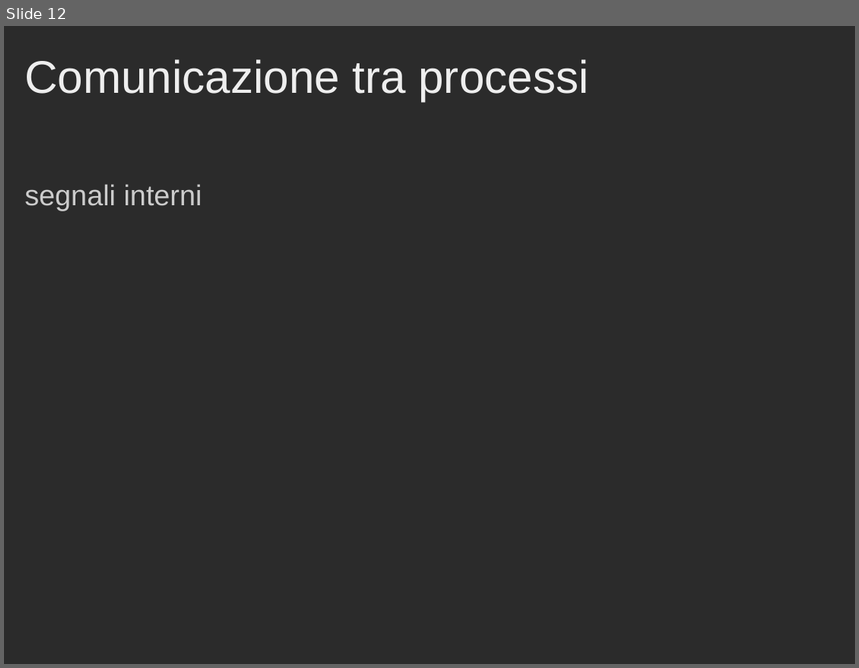
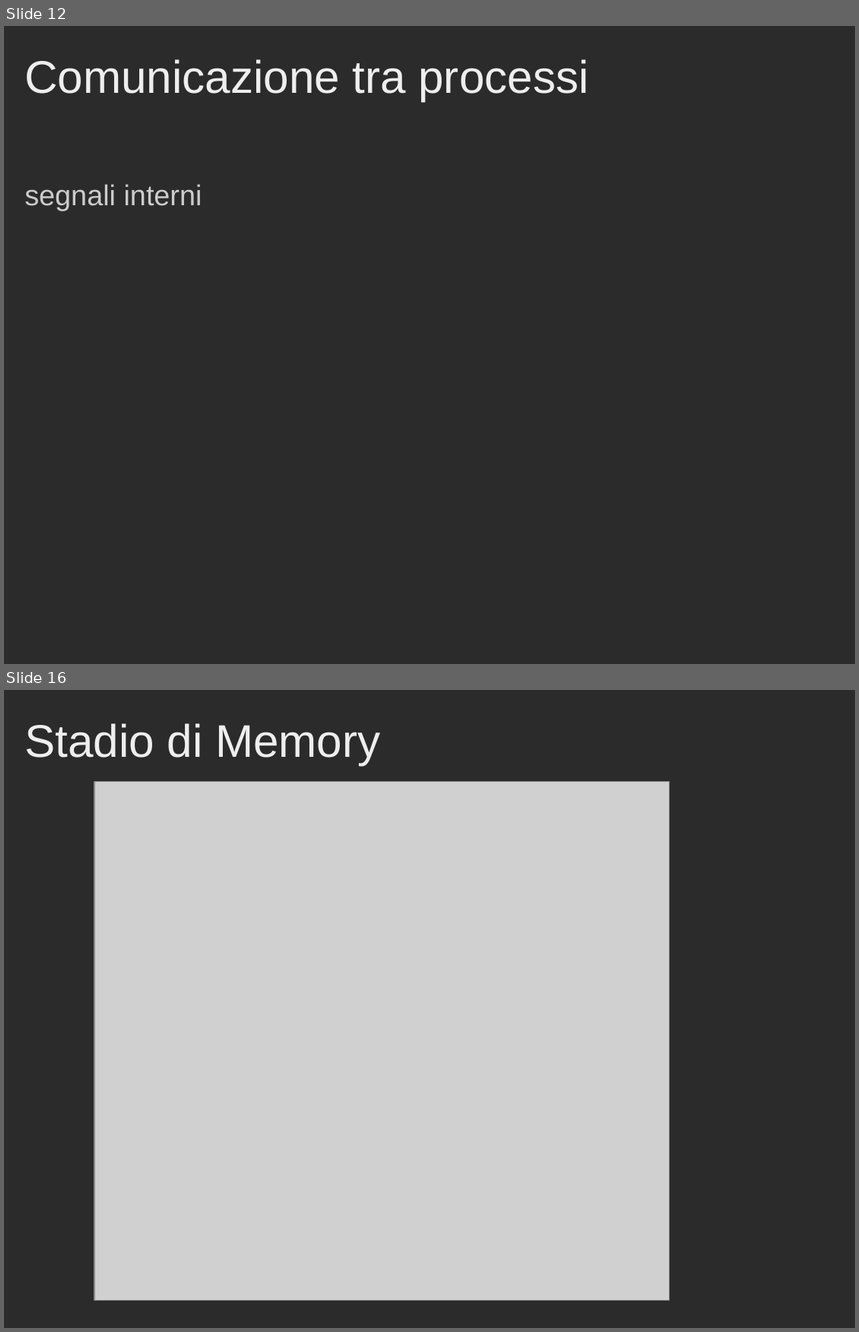
Before and after one commit to Muffo/dlxcache, a slide deck: Presentazione_Progetto_Cache.ppt. Shown one above the other, each under a label of ours: slide 12 before the commit, slides 12 and 16 after it; the slides between them are not shown. The pictures are 859x668 and 859x1332 pixels, drawn with LibreOffice and Linux fonts; fonts in the diff are those of the drawing; grey boxes stand for pictures; background and template pictures are left out; a plain dark background stands for a picture behind light text. Boxes give left, top, right and bottom in pixels: in the first picture for what was removed or moved away, otherwise in the second. Text is boxed around its words. In the diff, an @@ line names an element or a change of style, - is before the commit and + after.

```diff
--- a/Presentazione_Progetto_Cache.ppt
+++ b/Presentazione_Progetto_Cache.ppt
@@ slide 16 added at <box>4,690,855,1328</box>, background picture (left out) @@
@@ title added at <box>25,723,380,765</box>, 43 pt, text #EEEEEE @@
+Stadio di Memory
@@ picture added at <box>94,782,669,1300</box> @@
```
Also in this commit, not shown: 3 other slides added, 2 slides removed.
